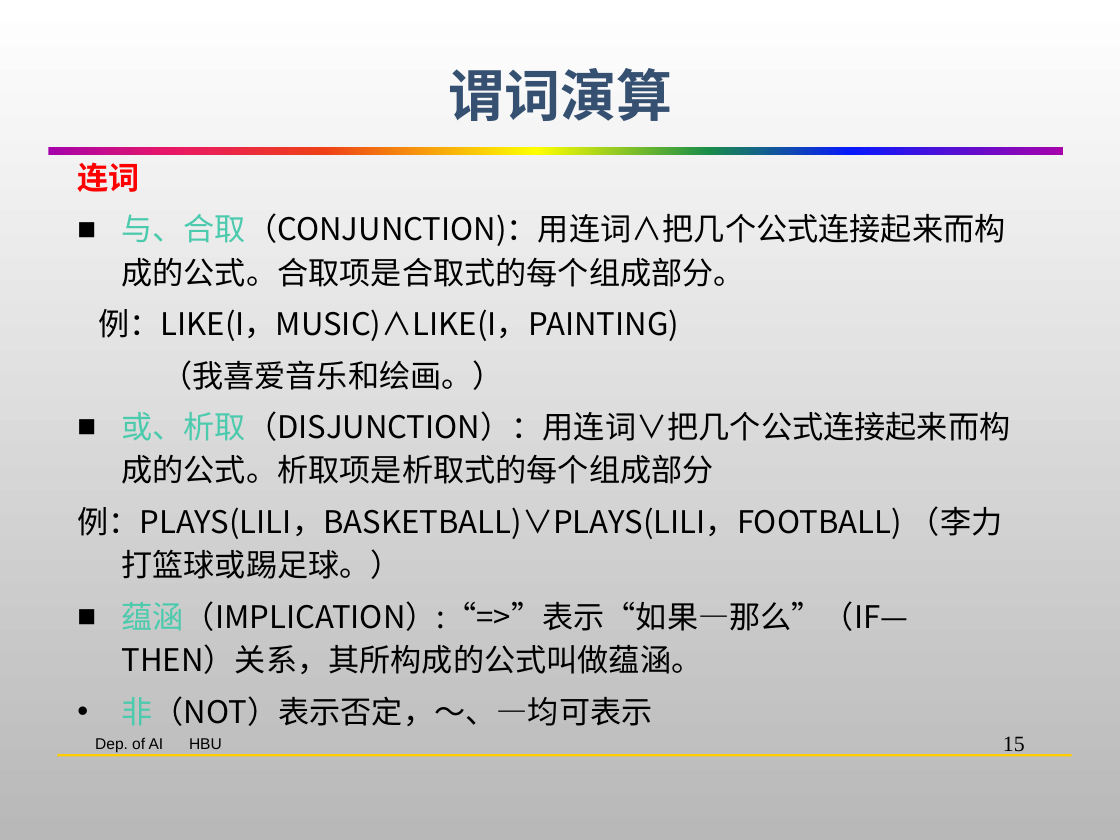
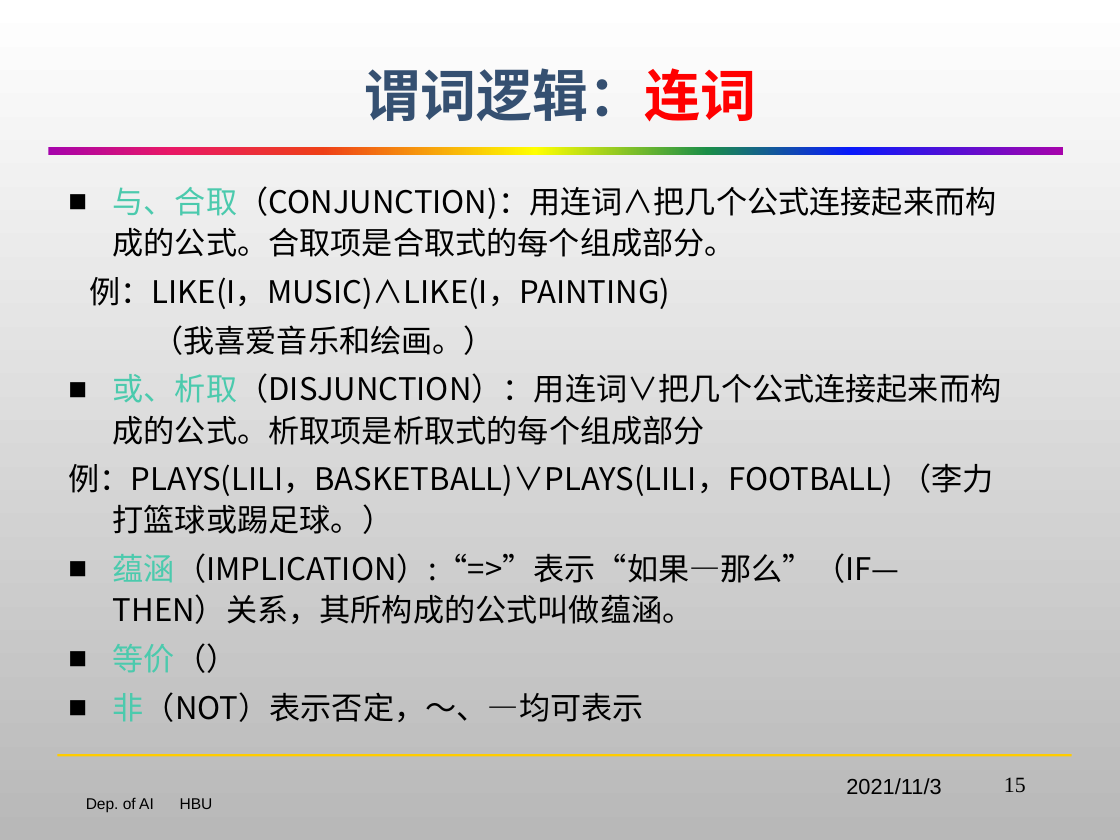
Before and after one commit to HBU/Artificial_Intelligence, a slide deck: slide 15 of AI-PPT-史忠植/AI02知识表示.pptx. Drawn at 1120x840 pixels with LibreOffice and Linux fonts; fonts in the diff are those of the drawing; background and template pictures are left out. Boxes give left, top, right and bottom in pixels: in the first picture for what was removed or moved away, otherwise in the second. Text is boxed around its words. In the diff, an @@ line names an element or a change of style, - is before the commit and + after.

```diff
--- a/AI-PPT-史忠植/AI02知识表示.pptx
+++ b/AI-PPT-史忠植/AI02知识表示.pptx
@@ title at (x1=364, y1=68, x2=756, y2=122): text changed @@
-谓词演算
+谓词逻辑：连词
@@ text "与、合取（CONJUNCTION)：用连词∧把几个公式连接起来而构成的公式。合取项是合取式的每个组成部分。" moved from (x1=77, y1=162, x2=1010, y2=726) to (x1=68, y1=186, x2=1002, y2=722) @@
@@ text at (x1=77, y1=162, x2=139, y2=192): paragraph removed @@
-  连词
@@ text at (x1=68, y1=186, x2=1002, y2=722): line spacing 28pt to 1.1; bullet • to ■ @@
@@ text at (x1=113, y1=643, x2=238, y2=673): paragraph added @@
+    ■ 等价（）
@@ text added at (x1=846, y1=778, x2=941, y2=795), 14 pt, text #000000 @@
+2021/11/3
@@ page number rewrapped from (x1=1003, y1=736, x2=1025, y2=756) to (x1=1004, y1=777, x2=1026, y2=792) @@
@@ text "Dep. of AI HBU" moved from (x1=95, y1=737, x2=222, y2=752) to (x1=86, y1=797, x2=213, y2=813) @@
```
Also in this commit, not shown: 49 other slides changed, 9 slides added, 25 slides removed.
